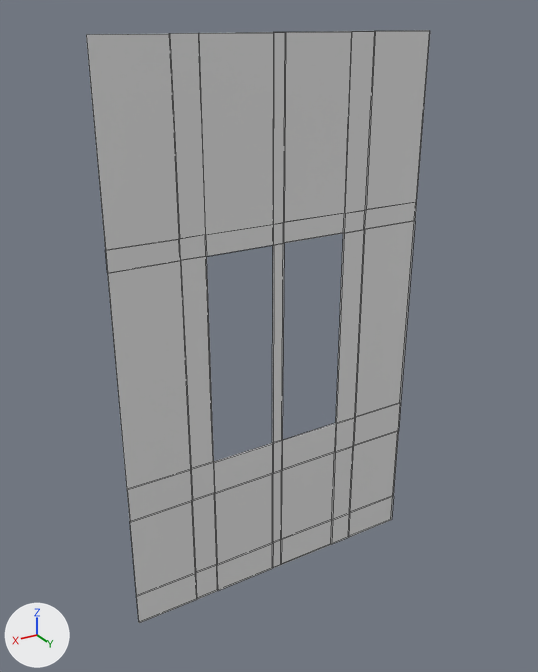
A saved change to the FBX model Assets/Models/LivingRoom/LivingRoom_ModelFBX_Wall_Window_1.fbx.
The view is the same before and after, from a 50 mm lens placed at (2.14, 3.46, 3.45), pointed at (0.07, 0.02, 1.73). The lights are fixed; the arrows at lower left show +X, +Y and +Z. The picture after the commit comes second. Mesh edges are drawn as thin lines. Where no turn or scale is listed for an object, it has been applied to the vertices.

The scene before the commit, as lines of its bpy script (objects in view):
```python
me_plane_021 = bpy.data.meshes.new('Plane.021')
me_plane_021.from_pydata(...)  # 112 vertices, 107 faces; spans x -1.0..1.0, y 0.0..0.01, z 0.0..3.37
# faces by material slot: [57, 50]
me_plane_021.materials.append(mat_maintexturelivingroomwallpaper)  # white #e7e7e7
me_plane_021.materials.append(mat_maintexturehall_002)  # white #e7e7e7
ob_livingroomwall_window = bpy.data.objects.new('LivingRoomWall_Window', me_plane_021)
ob_livingroomwall_window.location = (0.0, 0.0, 0.0)
```
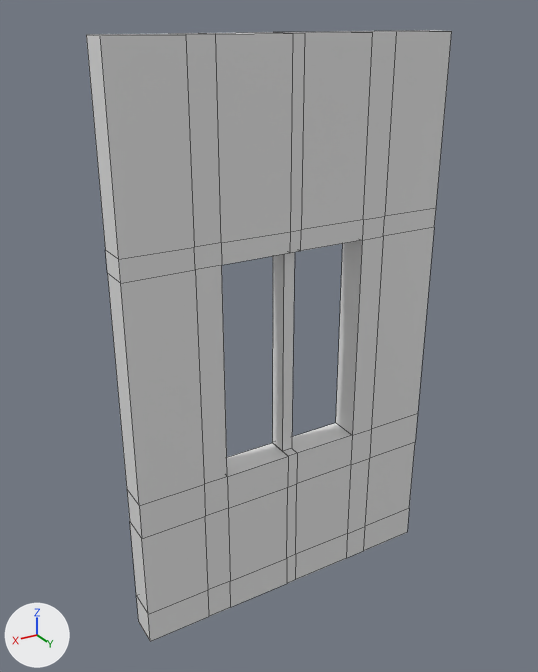
Location of each change, (x1, y1, x2, y2) in pixels of the pictures (538 x 672 px):
'LivingRoomWall_Window', reshaped (6% wider)
    before: (86, 30, 430, 623)
    after: (86, 30, 452, 642)

The change, as a diff of the scene's bpy script:
```diff
--- a/Assets/Models/LivingRoom/LivingRoom_ModelFBX_Wall_Window_1.fbx.py
+++ b/Assets/Models/LivingRoom/LivingRoom_ModelFBX_Wall_Window_1.fbx.py
@@ me_plane_021 @@
 # used by ob_livingroomwall_window; location = (0.0, 0.0, 0.0)
-me_plane_021.from_pydata(...)  # 112 vertices, 107 faces; spans x -1.0..1.0, y 0.0..0.01, z 0.0..3.37
+me_plane_021.from_pydata(...)  # 120 vertices, 115 faces; spans x -1.0..1.0, y 0.0..0.18, z 0.0..3.37
+# me_plane_021 part 1
+# 4 faces are deleted
+# 56 vertices in x -1.0..1.0, y 0.01, z 0.0..3.37 move by (0.0, 0.17, 0.0)
+# 8 vertices are added at x -0.03..0.03, y 0.0..0.12, z 0.99..2.27
+# 12 new faces join them, mat_maintexturehall_002 (white #e7e7e7)
 me_plane_021.materials.append(mat_maintexturelivingroomwallpaper)
```
